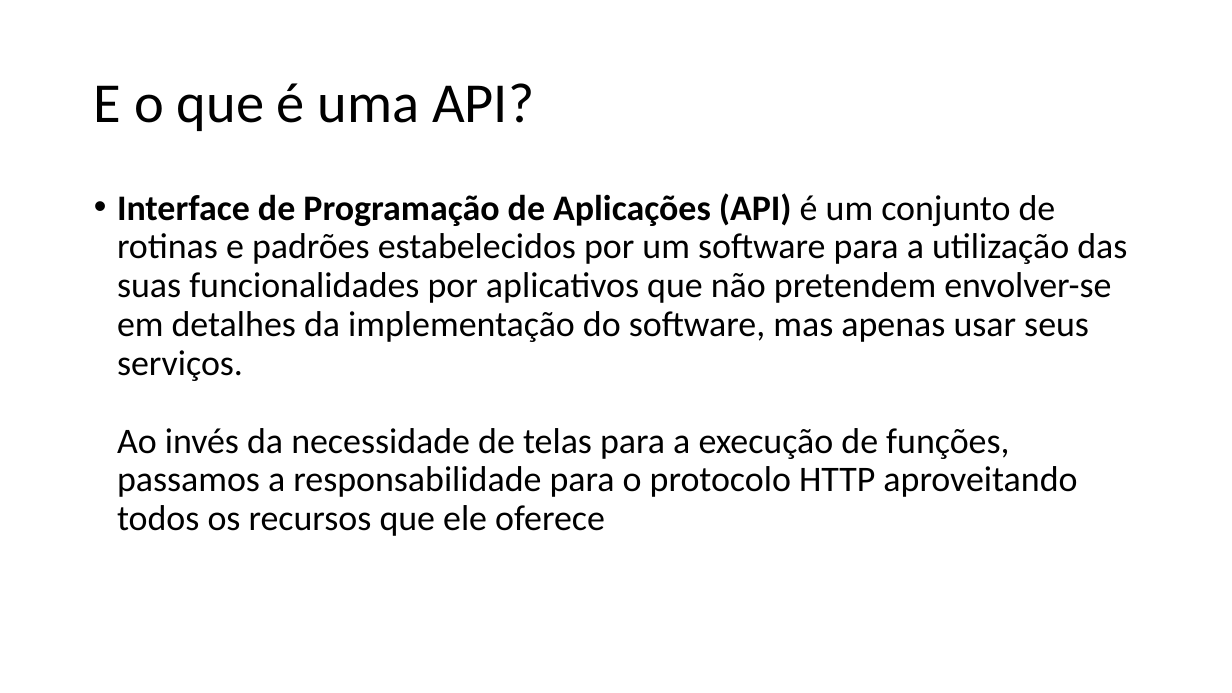
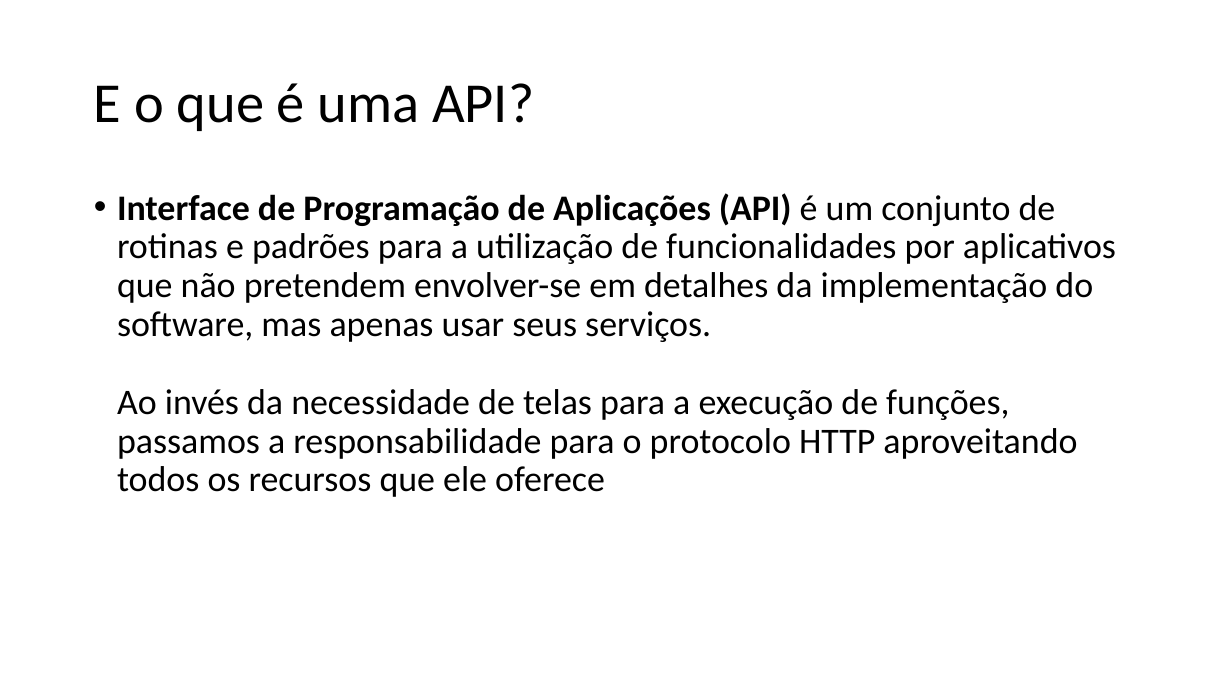
Before and after one commit to renanpupin/fct-blog, a slide deck: slide 3 of Introdução a APIs RESTful com PHP Laravel 5.pptx. Drawn at 1232x693 pixels with LibreOffice and Linux fonts; fonts in the diff are those of the drawing. Boxes give left, top, right and bottom in pixels: in the first picture for what was removed or moved away, otherwise in the second. Text is boxed around its words. In the diff, an @@ line names an element or a change of style, - is before the commit and + after.

```diff
--- a/Introdução a APIs RESTful com PHP Laravel 5.pptx
+++ b/Introdução a APIs RESTful com PHP Laravel 5.pptx
@@ text at <box>117,193,1116,497</box>: text changed @@
-• Interface de Programação de Aplicações (API) é um conjunto de rotinas e padrões estabelecidos por um software para a utilização das suas funcionalidades por aplicativos que não pretendem envolver-se em detalhes da implementação do software, mas apenas usar seus serviços.
-  Ao invés da necessidade de telas para a execução de funções, passamos a responsabilidade para o protocolo HTTP aproveitando todos os recursos que ele oferece
+• Interface de Programação de Aplicações (API) é um conjunto de rotinas e padrões para a utilização de funcionalidades por aplicativos que não pretendem envolver-se em detalhes da implementação do software, mas apenas usar seus serviços.
+  Ao invés da necessidade de telas para a execução de funções, passamos a responsabilidade para o protocolo HTTP aproveitando todos os recursos que ele oferece
```
Also in this commit, not shown: 6 other slides changed, 3 slides removed.
